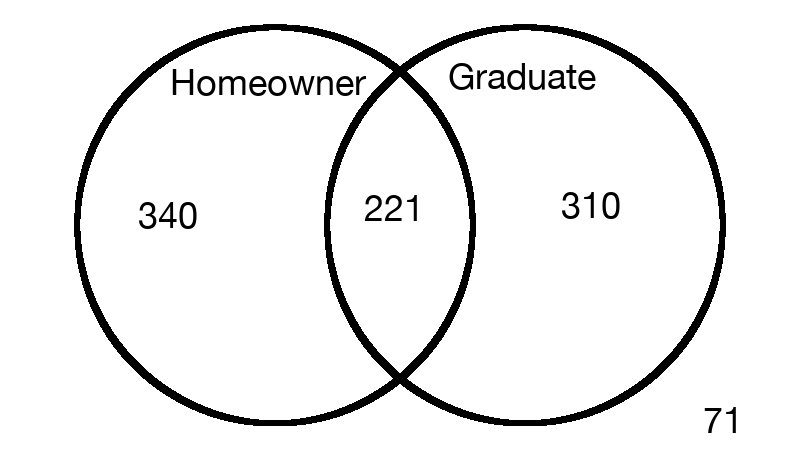
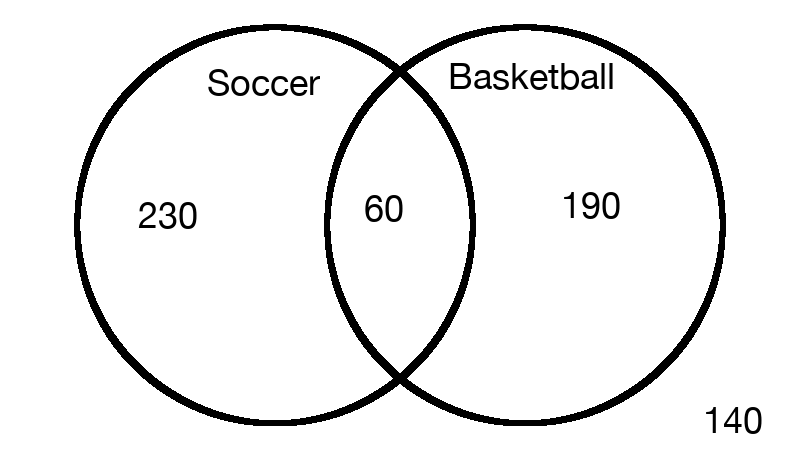
The second 800x450 image is a revision of the first. Changes to its layers:
renamed "340" to "230", painted on it over [138, 202, 177, 229]
renamed "310" to "190", painted on it over [562, 192, 600, 219]
renamed "71" to "140", painted on it over [704, 407, 762, 434]
renamed "221" to "60", painted on it over [364, 195, 417, 222]
renamed "Graduate" to "Basketball", painted on it over [449, 63, 613, 90]
renamed "Homeowner" to "Soccer", painted on it over [172, 69, 366, 96]
